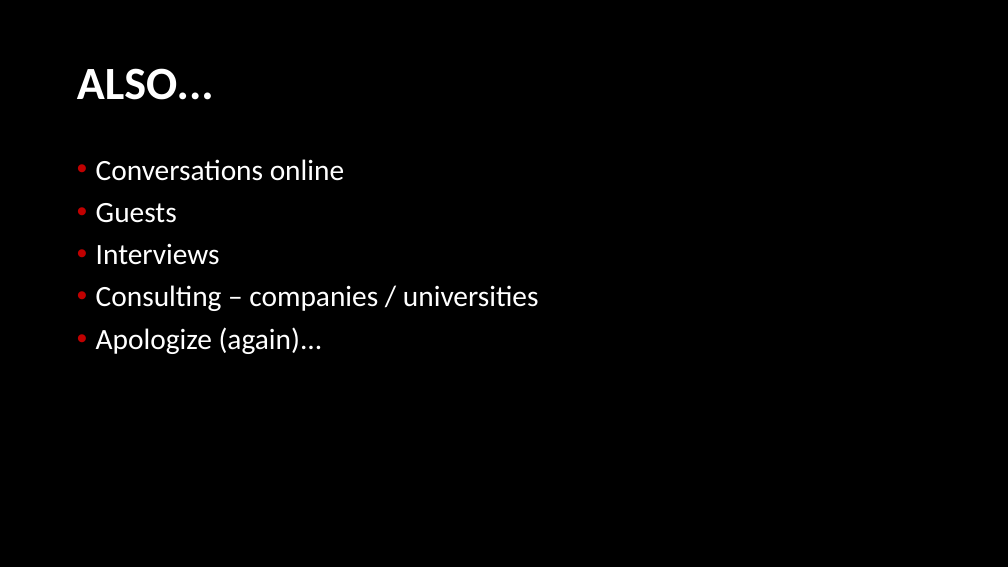
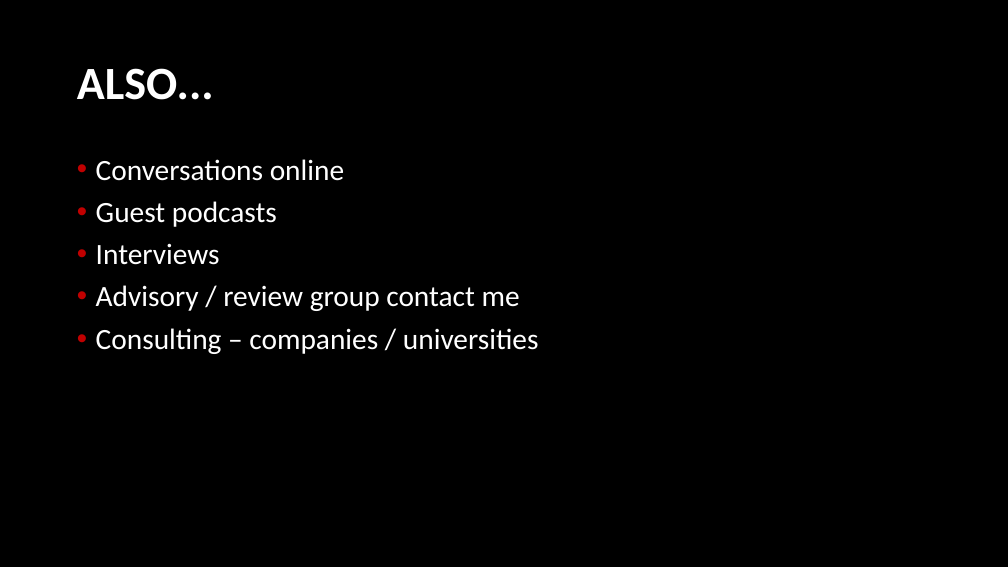
Before and after one commit to LearnerPrivacy/LearnerPrivacy.github.io, a slide deck: slide 6 of lectures/001-Overview.pptx (slide 7 before the commit). Drawn at 1008x567 pixels with LibreOffice and Linux fonts; fonts in the diff are those of the drawing; background and template pictures are left out. Boxes give left, top, right and bottom in pixels: in the first picture for what was removed or moved away, otherwise in the second. Text is boxed around its words. In the diff, an @@ line names an element or a change of style, - is before the commit and + after.

```diff
--- a/lectures/001-Overview.pptx
+++ b/lectures/001-Overview.pptx
@@ text at [96,201,277,227]: text changed @@
-• Guests
+• Guest podcasts
@@ text at [96,285,520,311]: paragraph added @@
+• Advisory / review group contact me
@@ text at [96,327,323,354]: paragraph removed @@
-• Apologize (again)...
```
Also in this commit, not shown: 4 other slides changed, 2 slides removed, 30 other files.
